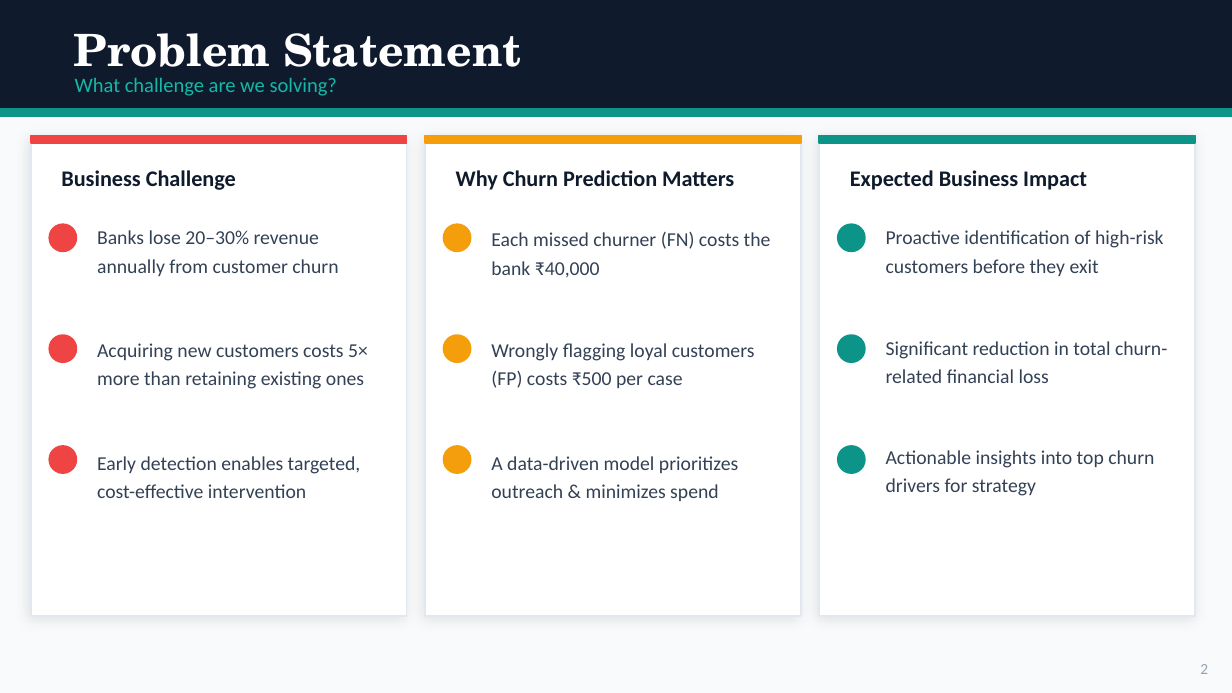
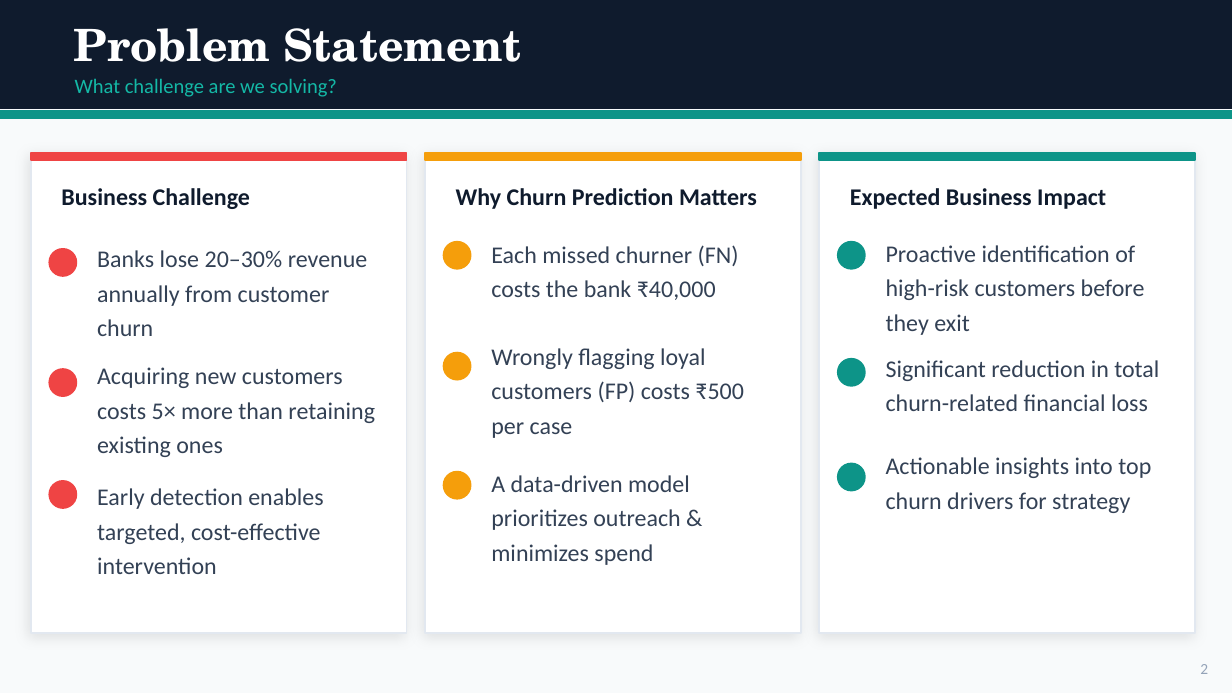
Before and after one commit to Atasii/churnzero26-banking-churn, a slide deck: slide 2 of ChurnZero_atasikolexi05_presentation.pptx. Drawn at 1232x693 pixels with LibreOffice and Linux fonts; fonts in the diff are those of the drawing. Boxes give left, top, right and bottom in pixels: in the first picture for what was removed or moved away, otherwise in the second. Text is boxed around its words. In the diff, an @@ line names an element or a change of style, - is before the commit and + after.

```diff
--- a/ChurnZero_atasikolexi05_presentation.pptx
+++ b/ChurnZero_atasikolexi05_presentation.pptx
@@ text "Problem Statement" rewrapped from (74, 33, 521, 81) to (74, 28, 521, 62) @@
@@ 3 texts: place and size @@
-3 texts at (61, 170, 1087, 190)
+3 texts at (61, 188, 1106, 209)
@@ size 13 to 14 pt in 3 elements at (61, 188, 250, 209), (456, 188, 757, 209), (850, 188, 1106, 209) @@
@@ text "Banks lose 20–30% revenue annually ...": place and size @@
-text "Banks lose 20–30% revenue annually ..." at (97, 230, 338, 276)
+text "Banks lose 20–30% revenue annually ..." at (97, 250, 367, 336)
@@ 6 rectangles, 4 ellipses, 1 text: place and size @@
-6 rectangles, 4 ellipses, 1 text at (31, 136, 1195, 616)
+6 rectangles, 4 ellipses, 1 text at (31, 153, 1195, 633)
@@ text "Acquiring new customers costs 5× ...": place and size @@
-text "Acquiring new customers costs 5× ..." at (97, 343, 368, 389)
+text "Acquiring new customers costs 5× ..." at (97, 367, 375, 457)
@@ text "Actionable insights into top churn ...": place and size @@
-text "Actionable insights into top churn ..." at (886, 450, 1154, 496)
+text "Actionable insights into top churn ..." at (886, 457, 1151, 513)
@@ size 11.5 to 14 pt in 9 elements at (886, 457, 1151, 513), (491, 245, 739, 300), (886, 360, 1159, 411), (491, 348, 744, 438), (886, 245, 1145, 335), (97, 250, 367, 336), (491, 475, 690, 565), (97, 367, 375, 457), (97, 488, 323, 574) @@
@@ text "Early detection enables targeted, cost-effective ...": place and size @@
-text "Early detection enables targeted, cost-effective ..." at (97, 456, 361, 498)
+text "Early detection enables targeted, cost-effective ..." at (97, 488, 323, 574)
@@ 3 ellipses, 1 text: place and size @@
-3 ellipses, 1 text at (49, 224, 1167, 473)
+3 ellipses, 1 text at (49, 249, 1159, 499)
@@ text "A data-driven model prioritizes outreach ...": place and size @@
-text "A data-driven model prioritizes outreach ..." at (491, 456, 738, 501)
+text "A data-driven model prioritizes outreach ..." at (491, 475, 690, 565)
@@ 2 ellipses, 1 text: place and size @@
-2 ellipses, 1 text at (49, 230, 1164, 473)
+2 ellipses, 1 text at (49, 245, 1145, 508)
```
Also in this commit, not shown: 11 other slides changed, 1 other file.
